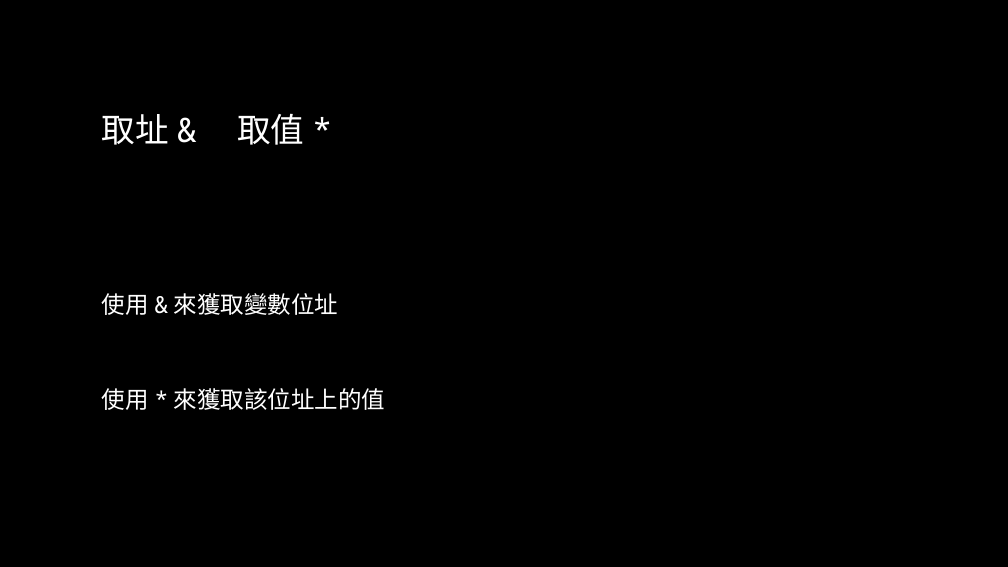
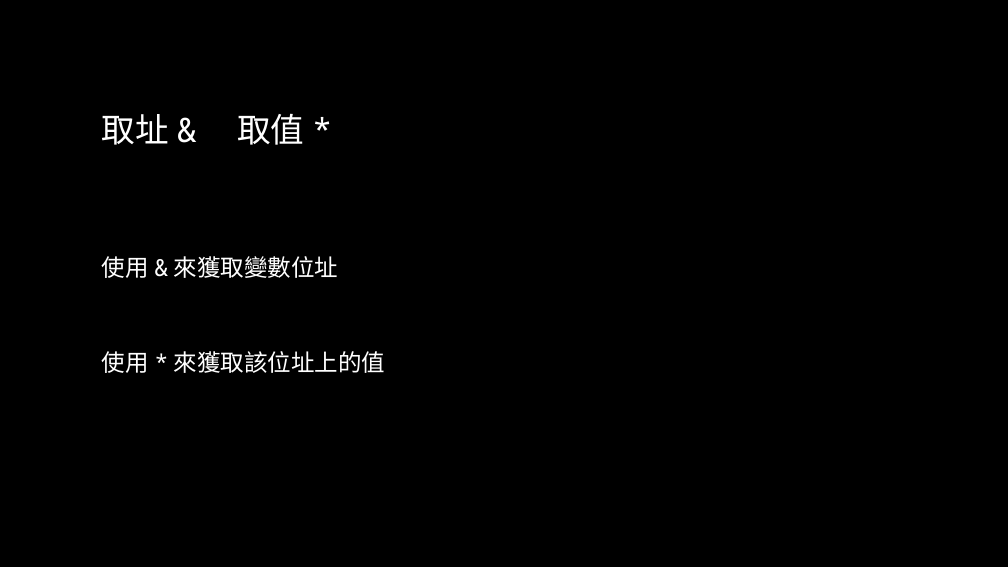
Before and after one commit to liuutin9/2023_summer_camp, a slide deck: slide 58 of 電機_C_Day_2.pptx. Drawn at 1008x567 pixels with LibreOffice and Linux fonts; fonts in the diff are those of the drawing; background and template pictures are left out. Boxes give left, top, right and bottom in pixels: in the first picture for what was removed or moved away, otherwise in the second. Text is boxed around its words. In the diff, an @@ line names an element or a change of style, - is before the commit and + after.

```diff
--- a/電機_C_Day_2.pptx
+++ b/電機_C_Day_2.pptx
@@ text "使用 & 來獲取變數位址": place and size @@
-text "使用 & 來獲取變數位址" at bbox=[102, 293, 386, 410]
+text "使用 & 來獲取變數位址" at bbox=[102, 256, 386, 373]
```
Also in this commit, not shown: 30 other slides changed.
